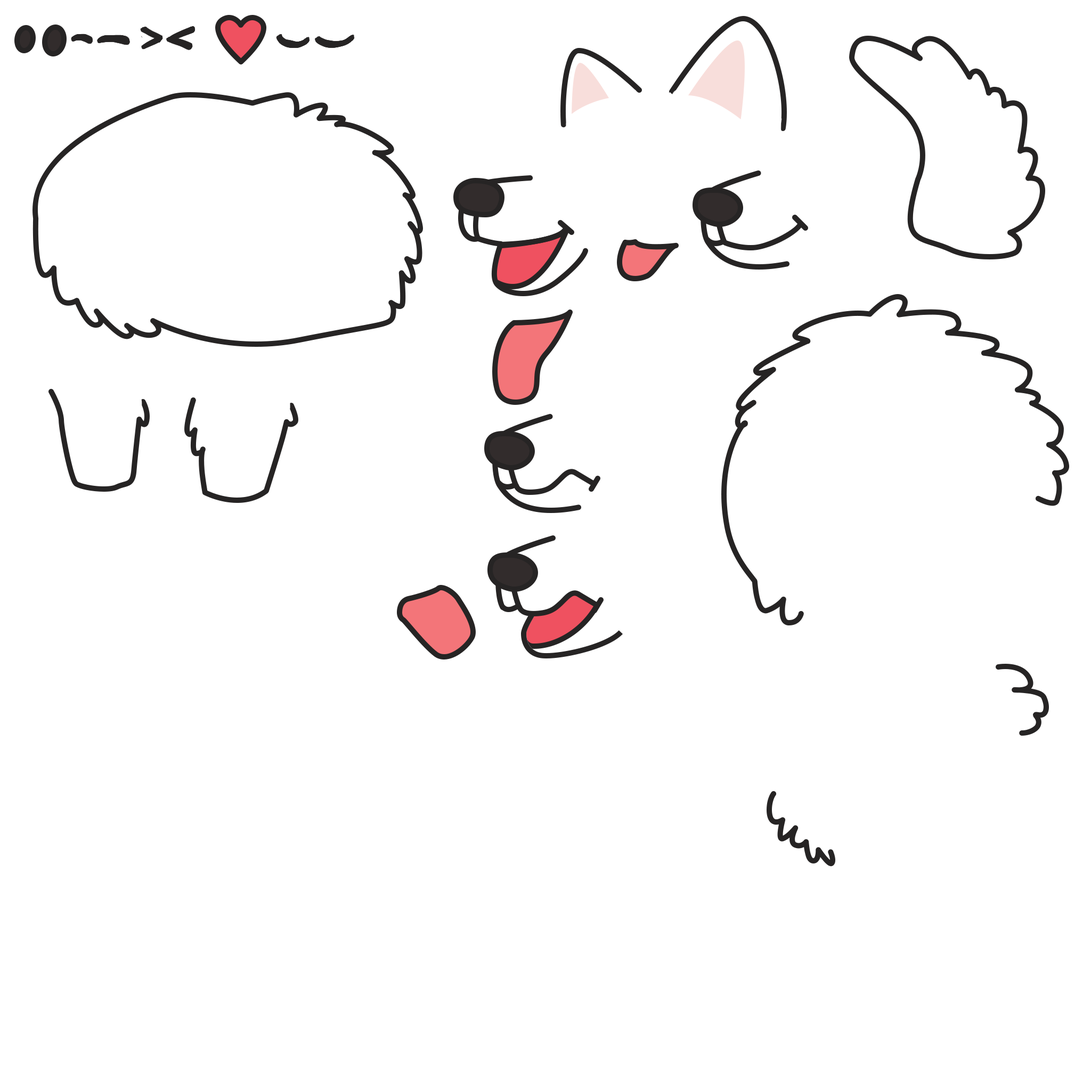
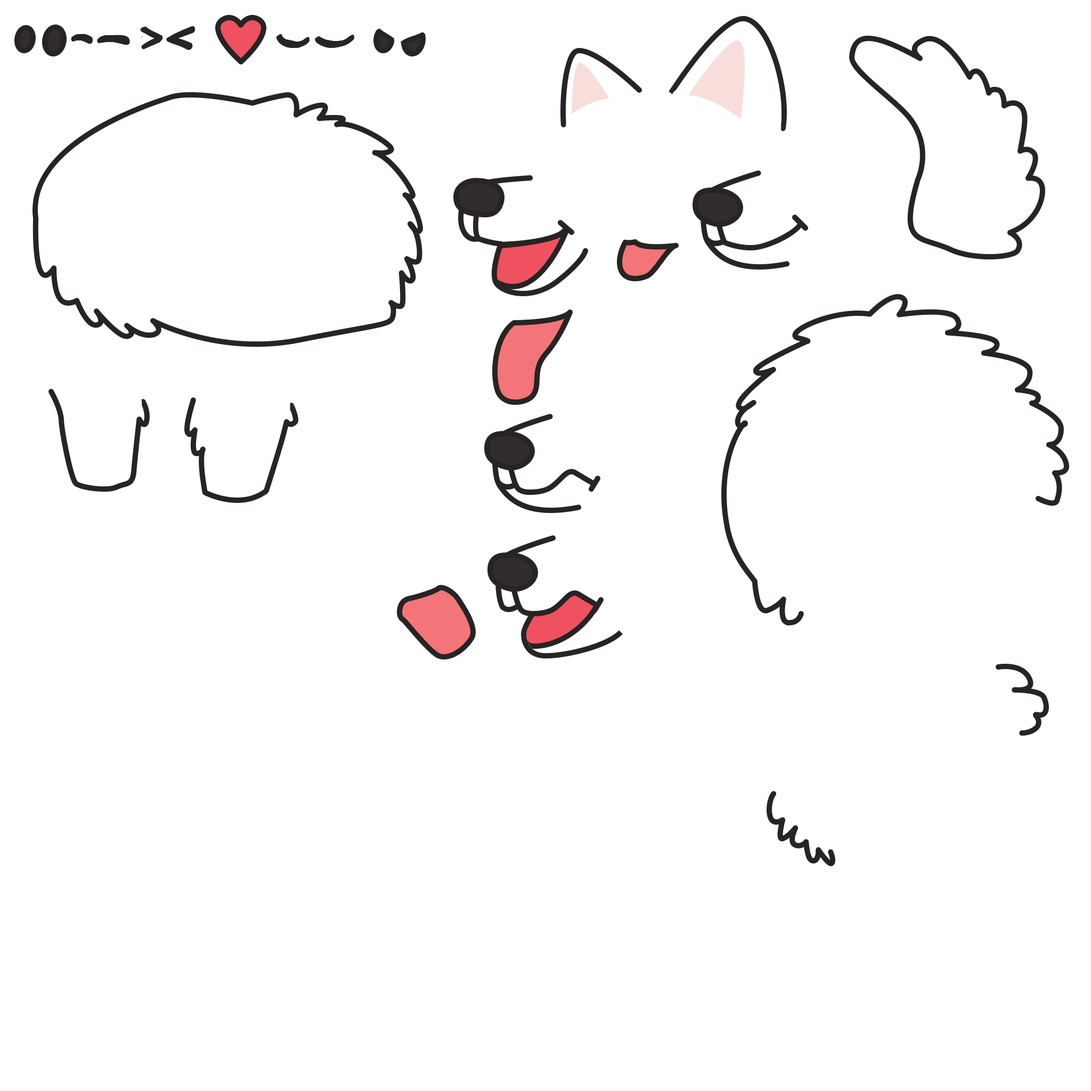
Before/after of a w=1091, h=1091 layered artwork. What changed in the layer stack:
added layer "Ellipse 1 copy 2" in group "samoyed" over [373, 28, 426, 57]
